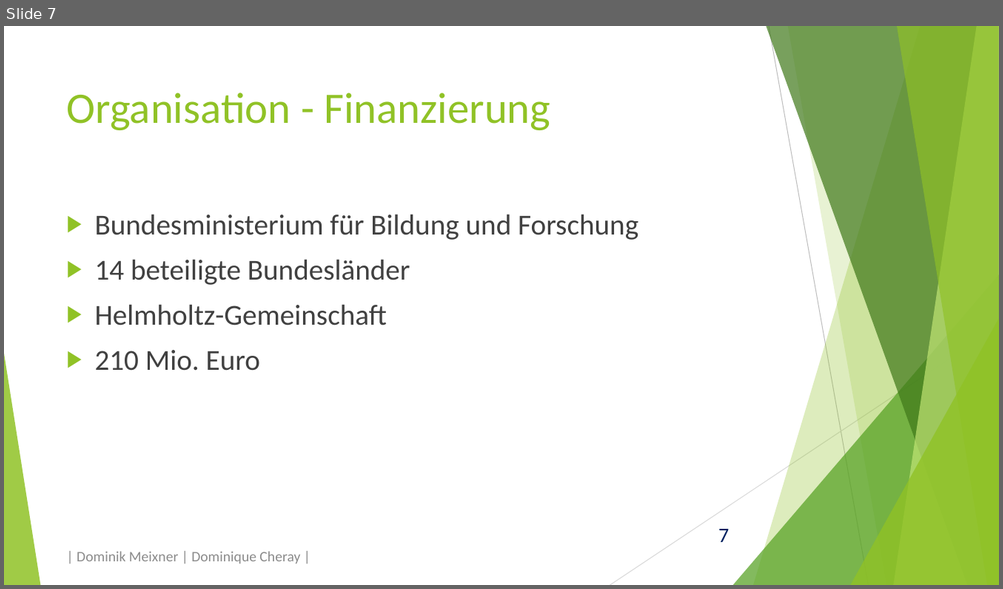
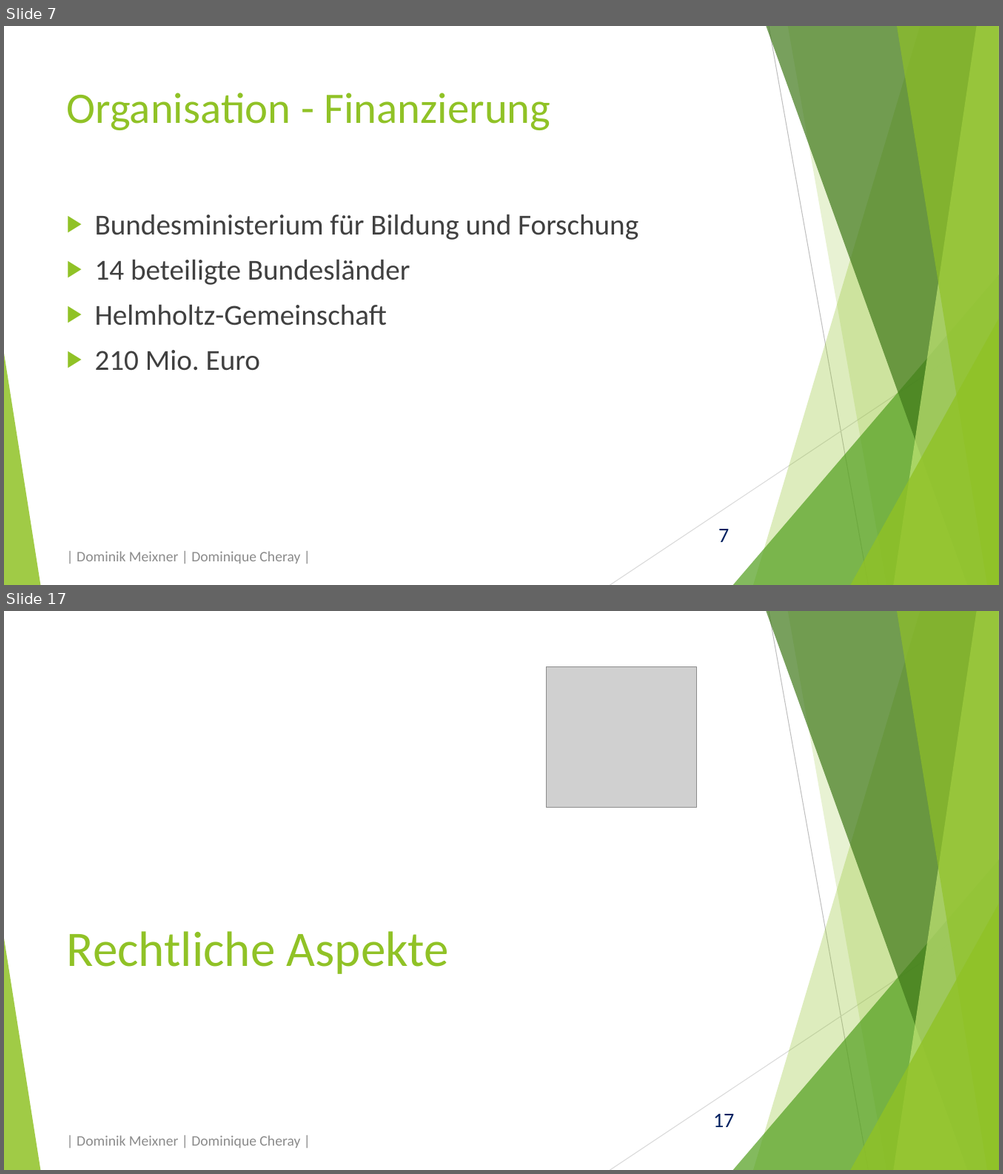
Before and after one commit to domeix/BlaBla, a slide deck: NationaleKohorte/NationaleKohortePraes.pptx. Shown one above the other, each under a label of ours: slide 7 before the commit, slides 7 and 17 after it; the slides between them are not shown. The pictures are 1003x589 and 1003x1174 pixels, drawn with LibreOffice and Linux fonts; fonts in the diff are those of the drawing; grey boxes stand for pictures. Boxes give left, top, right and bottom in pixels: in the first picture for what was removed or moved away, otherwise in the second. Text is boxed around its words. In the diff, an @@ line names an element or a change of style, - is before the commit and + after.

```diff
--- a/NationaleKohorte/NationaleKohortePraes.pptx
+++ b/NationaleKohorte/NationaleKohortePraes.pptx
@@ slide 17 added at (4,611,999,1170), background #FFFFFF; not listed: 11 template elements that a slide beside it also shows @@
@@ picture added at (546,667,697,808) @@
@@ title added at (67,931,449,974), 48 pt, text #90C226 @@
+Rechtliche Aspekte
@@ text added at (77,1136,300,1148), 14 pt, text #8C8C8C @@
+| Dominik Meixner | Dominique Cheray |
```
Also in this commit, not shown: 5 slides changed, 14 other slides added, 1 other file.
